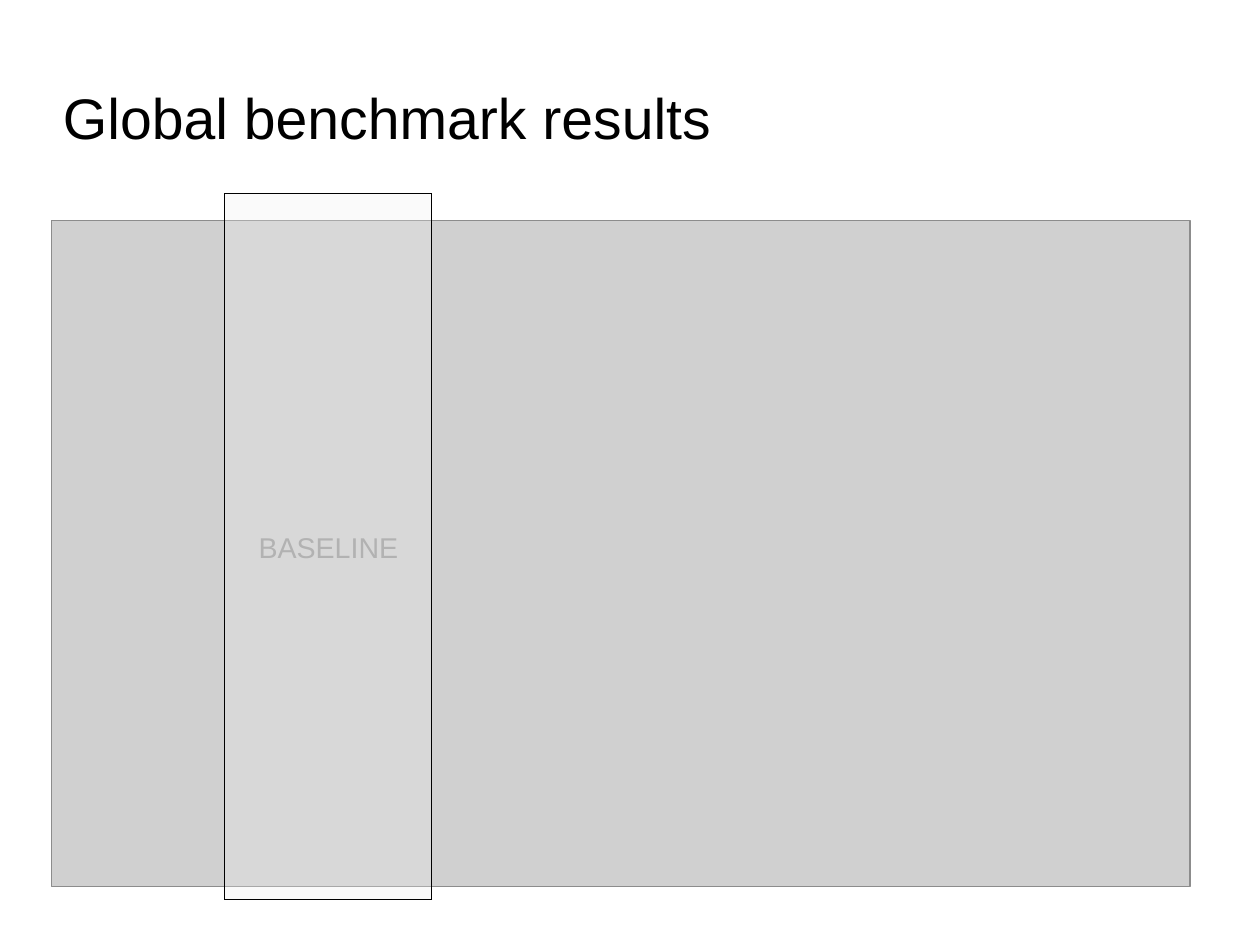
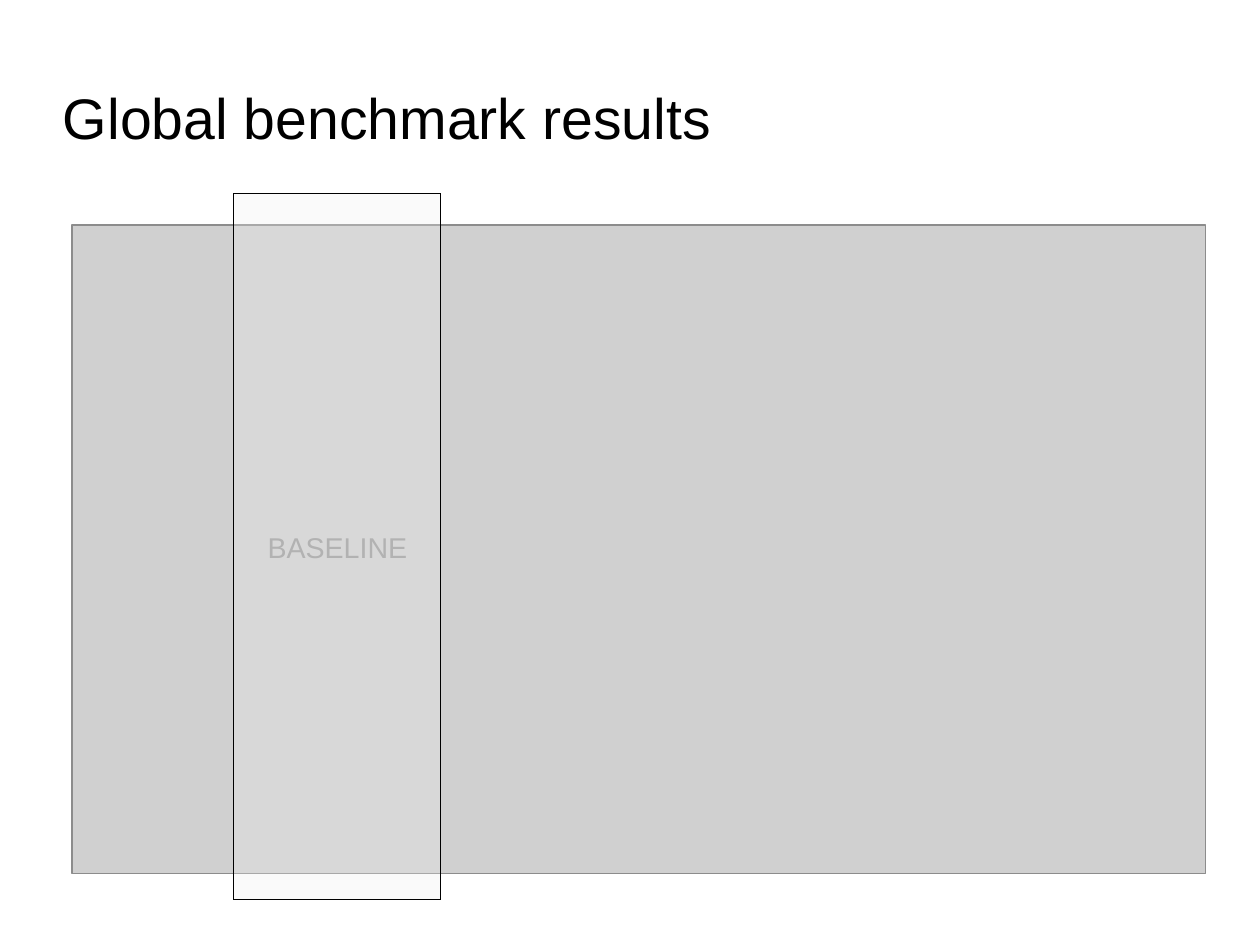
Before and after one commit to dataforcast/OC_Datascientist, a slide deck: slide 52 of P6/report/Openclassrooms_ParcoursDatascientist_P6-V1.odp. Drawn at 1260x945 pixels with LibreOffice and Linux fonts; fonts in the diff are those of the drawing; grey boxes stand for pictures; background and template pictures are left out. Boxes give left, top, right and bottom in pixels: in the first picture for what was removed or moved away, otherwise in the second. Text is boxed around its words. In the diff, an @@ line names an element or a change of style, - is before the commit and + after.

```diff
--- a/P6/report/Openclassrooms_ParcoursDatascientist_P6-V1.odp
+++ b/P6/report/Openclassrooms_ParcoursDatascientist_P6-V1.odp
@@ rectangle "BASELINE": place and size @@
-rectangle "BASELINE" at box(225, 193, 432, 900)
+rectangle "BASELINE" at box(234, 193, 441, 900)
@@ picture: place and size @@
-picture at box(51, 221, 1190, 887)
+picture at box(72, 225, 1206, 874)
```
Also in this commit, not shown: 1 other slide changed, 2 other files.
